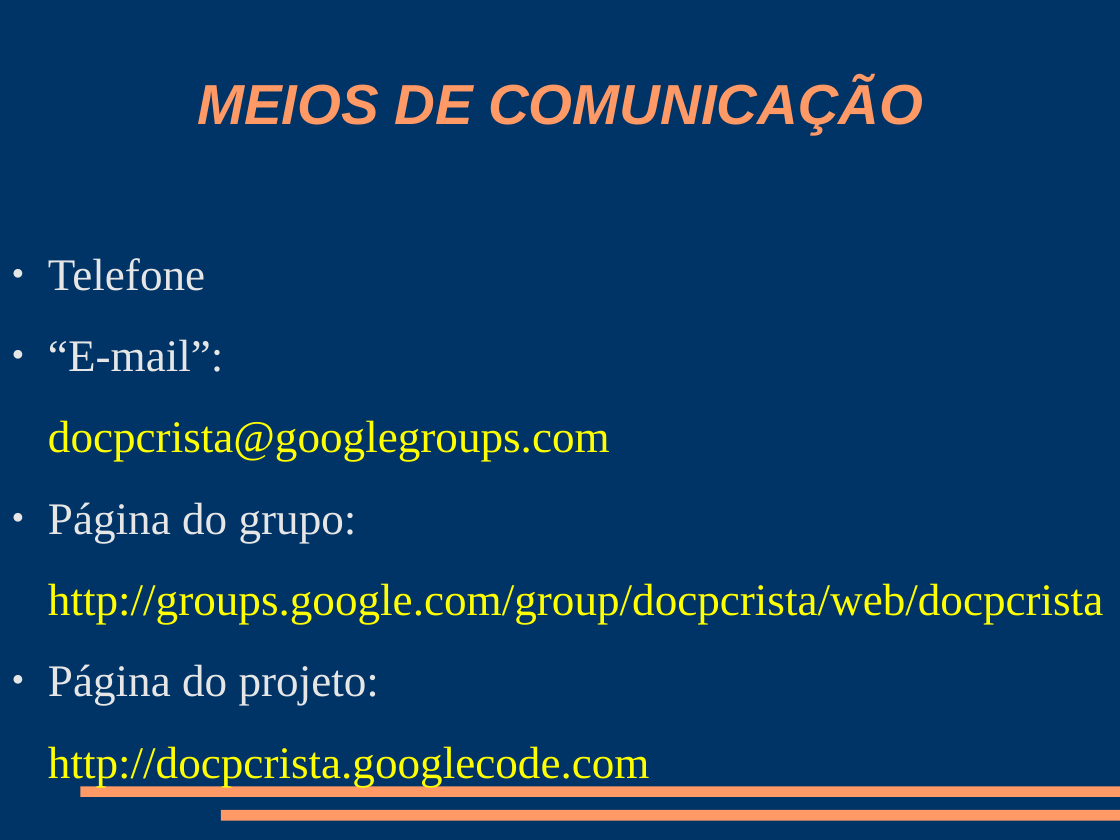
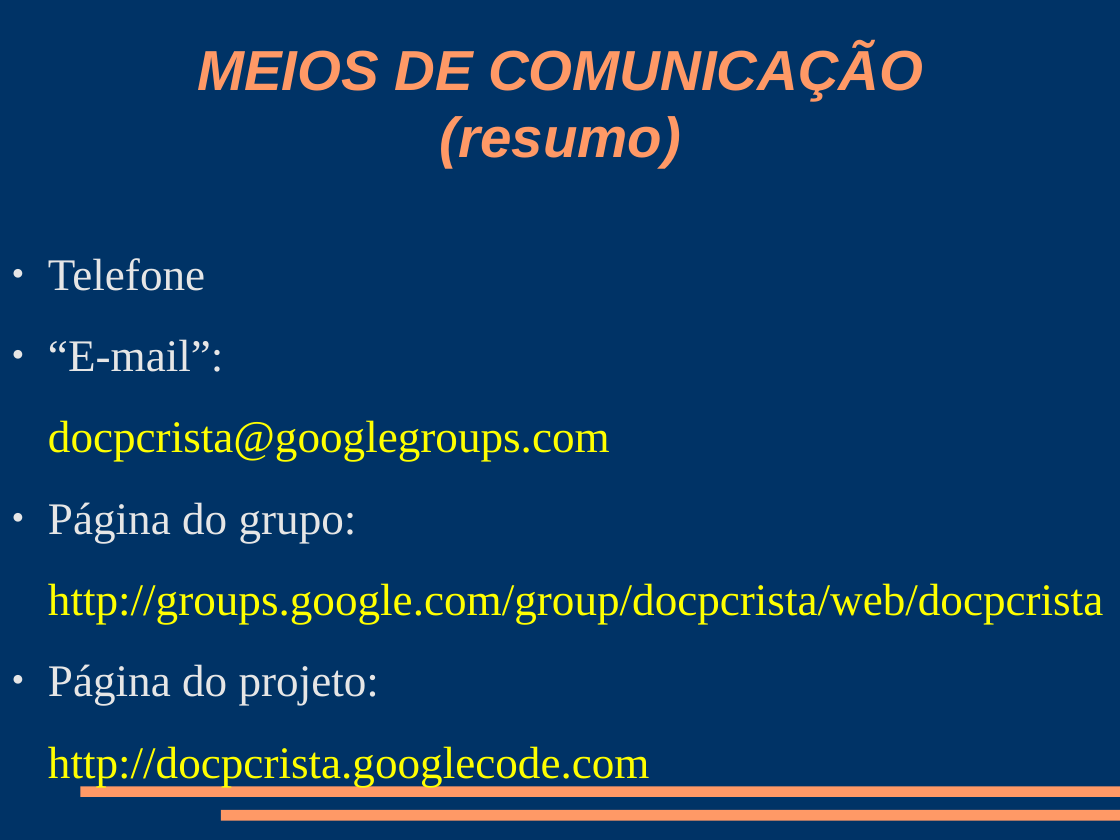
Before and after one commit to mptrv/docpcrista, a slide deck: slide 53 of docpcrista-orientacoes_da_dinamica.odp (slide 38 before the commit). Drawn at 1120x840 pixels with LibreOffice and Linux fonts; fonts in the diff are those of the drawing. Boxes give left, top, right and bottom in pixels: in the first picture for what was removed or moved away, otherwise in the second. Text is boxed around its words. In the diff, an @@ line names an element or a change of style, - is before the commit and + after.

```diff
--- a/docpcrista-orientacoes_da_dinamica.odp
+++ b/docpcrista-orientacoes_da_dinamica.odp
@@ title at box(197, 45, 923, 168): text changed @@
-MEIOS DE COMUNICAÇÃO
+MEIOS DE COMUNICAÇÃO
+(resumo)
```
Also in this commit, not shown: 12 other slides changed, 16 slides added, 1 slide removed, 1 other file.
